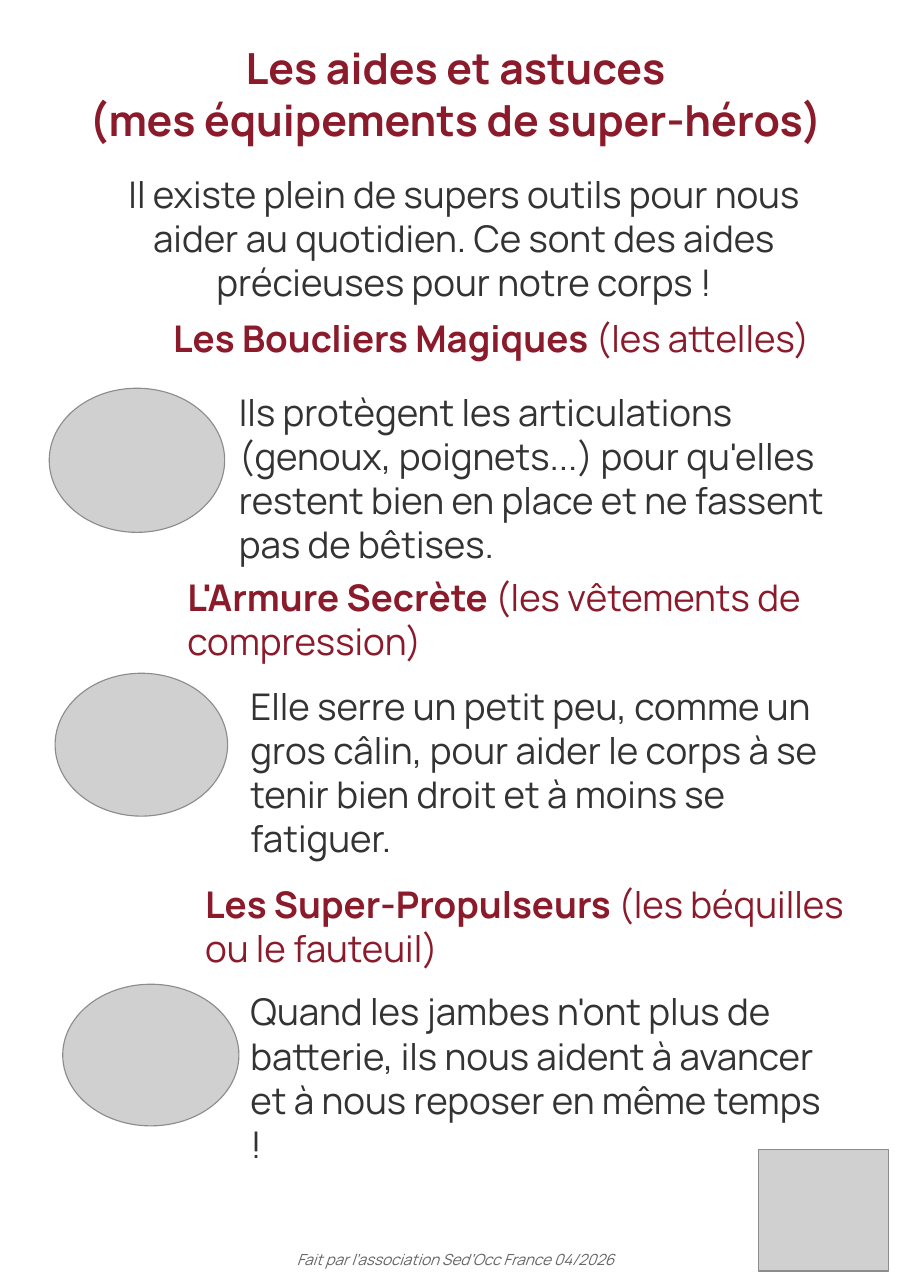
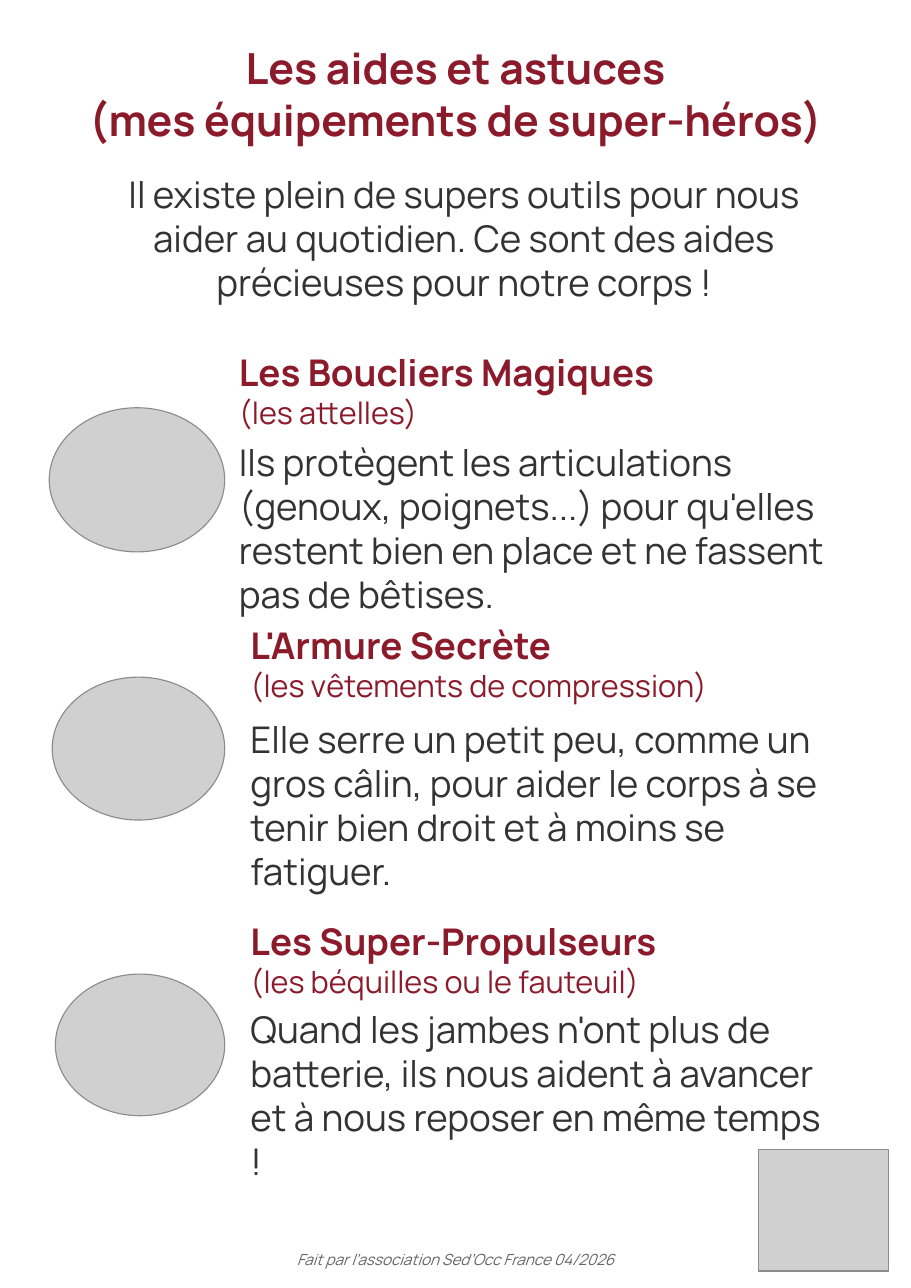
Before and after one commit to Therese-Borin-Pepe/sedocc-site, a slide deck: slide 7 of documents/Livret-SED-enfant-SedOcc.pptx. Drawn at 911x1288 pixels with LibreOffice and Linux fonts; fonts in the diff are those of the drawing; grey boxes stand for pictures; background and template pictures are left out. Boxes give left, top, right and bottom in pixels: in the first picture for what was removed or moved away, otherwise in the second. Text is boxed around its words. In the diff, an @@ line names an element or a change of style, - is before the commit and + after.

```diff
--- a/documents/Livret-SED-enfant-SedOcc.pptx
+++ b/documents/Livret-SED-enfant-SedOcc.pptx
@@ text at bbox=[239, 359, 654, 429]: text changed @@
-Les Boucliers Magiques (les attelles)
+Les Boucliers Magiques
+(les attelles)
@@ picture: place and size @@
-picture at bbox=[50, 388, 225, 532]
+picture at bbox=[50, 408, 225, 552]
@@ text "Ils protègent les articulations (genoux, ...": place and size @@
-text "Ils protègent les articulations (genoux, ..." at bbox=[239, 397, 824, 567]
+text "Ils protègent les articulations (genoux, ..." at bbox=[239, 447, 824, 617]
@@ text at bbox=[250, 629, 706, 705]: text changed; size 24 to 20 pt @@
-L'Armure Secrète (les vêtements de compression)
+L'Armure Secrète
+(les vêtements de compression)
@@ picture: place and size @@
-picture at bbox=[55, 673, 228, 816]
+picture at bbox=[52, 677, 225, 821]
@@ text "Elle serre un petit peu, ...": place and size @@
-text "Elle serre un petit peu, ..." at bbox=[250, 693, 817, 809]
+text "Elle serre un petit peu, ..." at bbox=[250, 726, 817, 842]
@@ text at bbox=[250, 928, 656, 1001]: text changed; size 24 to 20 pt @@
-Les Super-Propulseurs (les béquilles ou le fauteuil)
+Les Super-Propulseurs
+(les béquilles ou le fauteuil)
@@ picture: place and size @@
-picture at bbox=[63, 984, 239, 1126]
+picture at bbox=[55, 974, 225, 1116]
@@ text "Quand les jambes n'ont plus ...": place and size @@
-text "Quand les jambes n'ont plus ..." at bbox=[250, 998, 821, 1123]
+text "Quand les jambes n'ont plus ..." at bbox=[250, 1016, 821, 1140]
```
Also in this commit, not shown: 2 other files.
